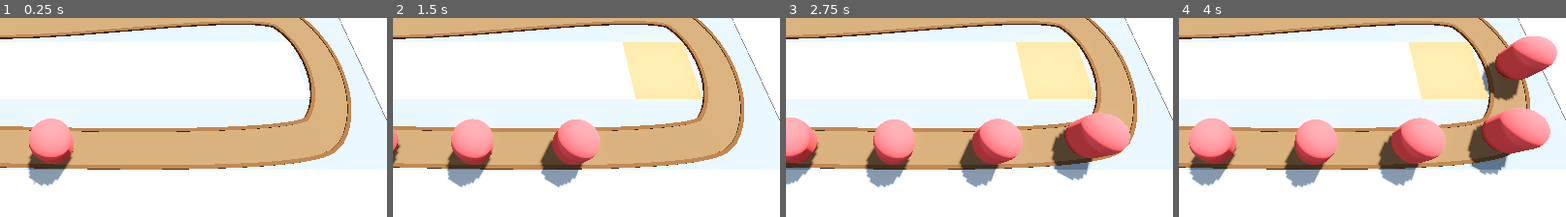
Above: before the commit, frames 1-4 (left to right).
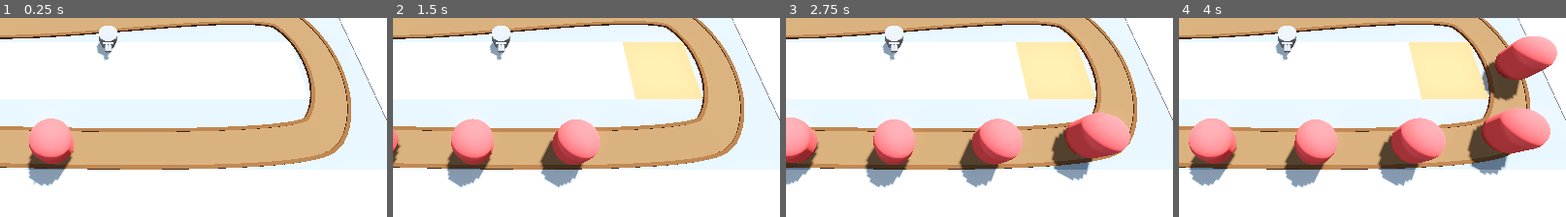
Above: after the commit, the same moments.

Repository: Assasquid/barbarian_blaster
Game: Godot game, scene res://Scenes/base_level.tscn
Same seed, same stepped clock (60 frames per second), same inputs: the game is played once before the commit and once after it.
Inputs (mouse positions are % of the whole screen's width and height, from its top left):
- Up to frame 1 (0.25 s): no input
- Up to frame 2 (1.5 s): move the mouse to (72, 48) at 0.52 s; press the mouse at (72, 48) at 0.53 s; move the mouse to (30, 59) at 1.27 s; release the mouse at (30, 59) at 1.28 s; click (30, 59) at 1.35 s
- Up to frame 3 (2.75 s): move the mouse to (60, 29) at 2.02 s; press the mouse at (60, 29) at 2.03 s
- Up to frame 4 (4 s): move the mouse to (45, 75) at 2.77 s; release the mouse at (45, 75) at 2.78 s; click (45, 75) at 2.85 s; move the mouse to (80, 70) at 3.52 s; press the mouse at (80, 70) at 3.53 s
The pictures show only the part of the screen within x 36-86%, y 38-88%; the shares and areas given below are measured in that part.

The runs differ from the first frame. In frame 1, 0.4% of the frame differs, in the area x 24-31%, y 3-22%; in frame 2, 0.4%; in frame 3, 0.4%; in frame 4, 0.4%.

Commit message:
Create and add a turret to the scene.

Diff:
--- a/Scenes/base_level.tscn
+++ b/Scenes/base_level.tscn
@@ -1,9 +1,11 @@
-[gd_scene load_steps=13 format=3 uid="uid://bn12kcsx877x"]
+[gd_scene load_steps=15 format=3 uid="uid://bn12kcsx877x"]
 
 [ext_resource type="PackedScene" uid="uid://cu68owmkekb1q" path="res://Scenes/ray_picker_camera.tscn" id="1_4ckf2"]
 [ext_resource type="MeshLibrary" uid="uid://ridxlenkhg7l" path="res://MeshLibraries/space_library.tres" id="1_qhsvv"]
 [ext_resource type="PackedScene" uid="uid://dx14yj8xnem7j" path="res://Scenes/enemy.tscn" id="2_i273a"]
 [ext_resource type="PackedScene" uid="uid://c45xr63uqvc0c" path="res://Scenes/base.tscn" id="3_1mlrs"]
+[ext_resource type="Script" path="res://Scripts/turret_manager.gd" id="5_qj1v3"]
+[ext_resource type="PackedScene" uid="uid://brwaqwe0c6u0d" path="res://Scenes/turret.tscn" id="6_jg5wx"]
 
 [sub_resource type="ProceduralSkyMaterial" id="ProceduralSkyMaterial_timms"]
 sky_horizon_color = Color(0.64625, 0.65575, 0.67075, 1)
@@ -130,3 +132,7 @@
 transform = Transform3D(-4.37114e-08, 0, -1, 0, 1, 0, 1, 0, -4.37114e-08, -24, 0, 6)
 
 [node name="Base" parent="." instance=ExtResource("3_1mlrs")]
+
+[node name="TurretManager" type="Node3D" parent="."]
+script = ExtResource("5_qj1v3")
+turret = ExtResource("6_jg5wx")
--- /dev/null
+++ b/Scenes/turret.tscn
@@ -0,0 +1,42 @@
+[gd_scene load_steps=5 format=3 uid="uid://brwaqwe0c6u0d"]
+
+[sub_resource type="CylinderMesh" id="CylinderMesh_mw1wt"]
+height = 1.0
+
+[sub_resource type="CylinderMesh" id="CylinderMesh_yyw1f"]
+top_radius = 0.6
+bottom_radius = 0.6
+height = 0.6
+
+[sub_resource type="BoxMesh" id="BoxMesh_v1wrl"]
+size = Vector3(0.6, 0.4, 0.3)
+
+[sub_resource type="CylinderMesh" id="CylinderMesh_o3xuy"]
+top_radius = 0.1
+bottom_radius = 0.1
+height = 0.5
+
+[node name="Turret" type="Node3D"]
+
+[node name="TurretBase" type="MeshInstance3D" parent="."]
+transform = Transform3D(1, 0, 0, 0, 1, 0, 0, 0, 1, 0, 0.5, 0)
+mesh = SubResource("CylinderMesh_mw1wt")
+
+[node name="TurretTop" type="MeshInstance3D" parent="TurretBase"]
+transform = Transform3D(1, 0, 0, 0, 1, 0, 0, 0, 1, 0, 0.3, 0)
+mesh = SubResource("CylinderMesh_yyw1f")
+skeleton = NodePath("../..")
+
+[node name="Visor" type="MeshInstance3D" parent="TurretBase/TurretTop"]
+transform = Transform3D(1, 0, 0, 0, -4.37114e-08, -1, 0, 1, -4.37114e-08, 0, 0, 0.5)
+mesh = SubResource("BoxMesh_v1wrl")
+
+[node name="RightBarrel" type="MeshInstance3D" parent="TurretBase/TurretTop/Visor"]
+transform = Transform3D(1, 0, 0, 0, 1, 0, 0, 0, 1, -0.09, 0.4, -5.96046e-08)
+mesh = SubResource("CylinderMesh_o3xuy")
+skeleton = NodePath("../../..")
+
+[node name="LeftBarrel" type="MeshInstance3D" parent="TurretBase/TurretTop/Visor"]
+transform = Transform3D(1, 0, 0, 0, 1, 0, 0, 0, 1, 0.09, 0.4, -5.96046e-08)
+mesh = SubResource("CylinderMesh_o3xuy")
+skeleton = NodePath("../../..")
--- /dev/null
+++ b/Scripts/turret_manager.gd
@@ -0,0 +1,8 @@
+extends Node3D
+
+@export var turret: PackedScene
+
+
+func _ready() -> void:
+	var new_turret = turret.instantiate()
+	add_child(new_turret)
Not shown: 4 places in MeshLibraries/space_library.tres that only renumber resources
